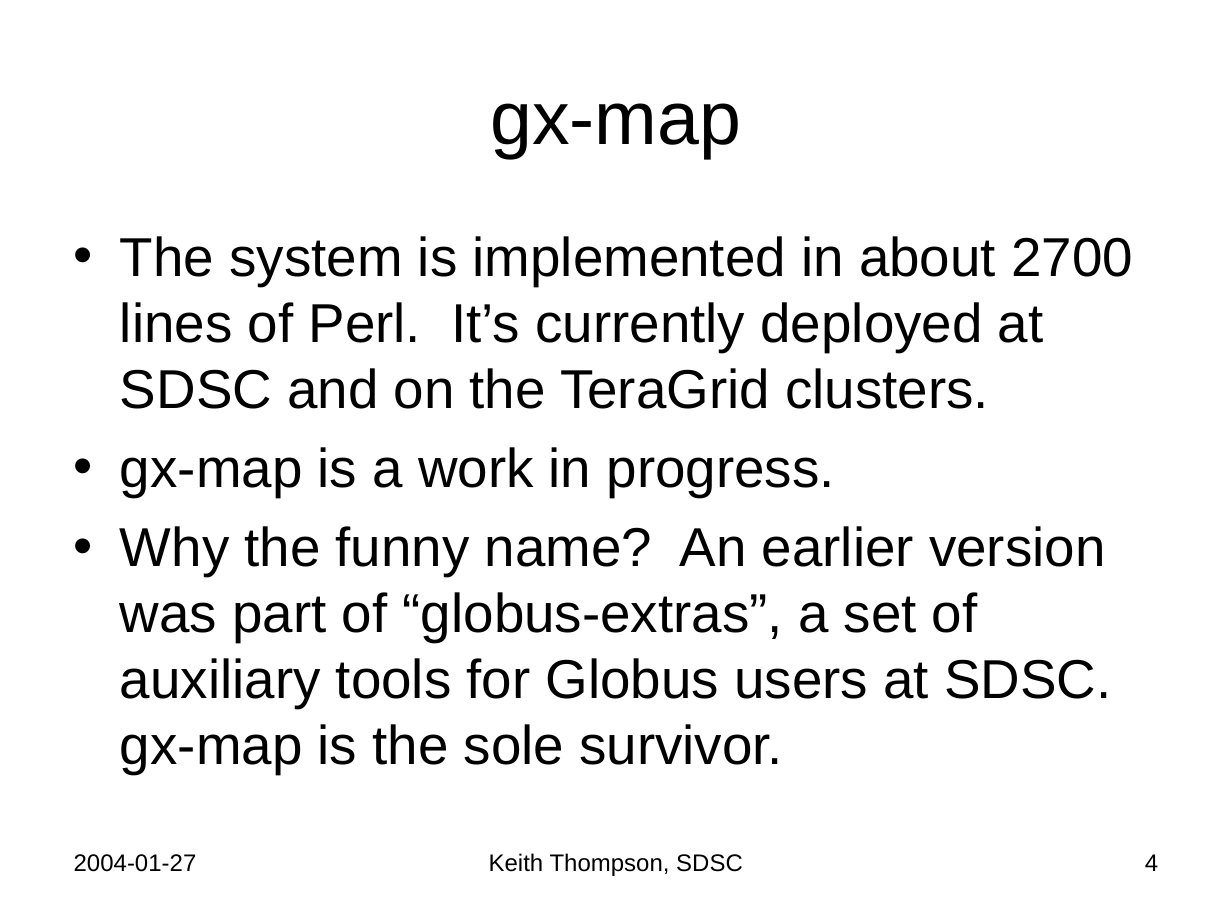
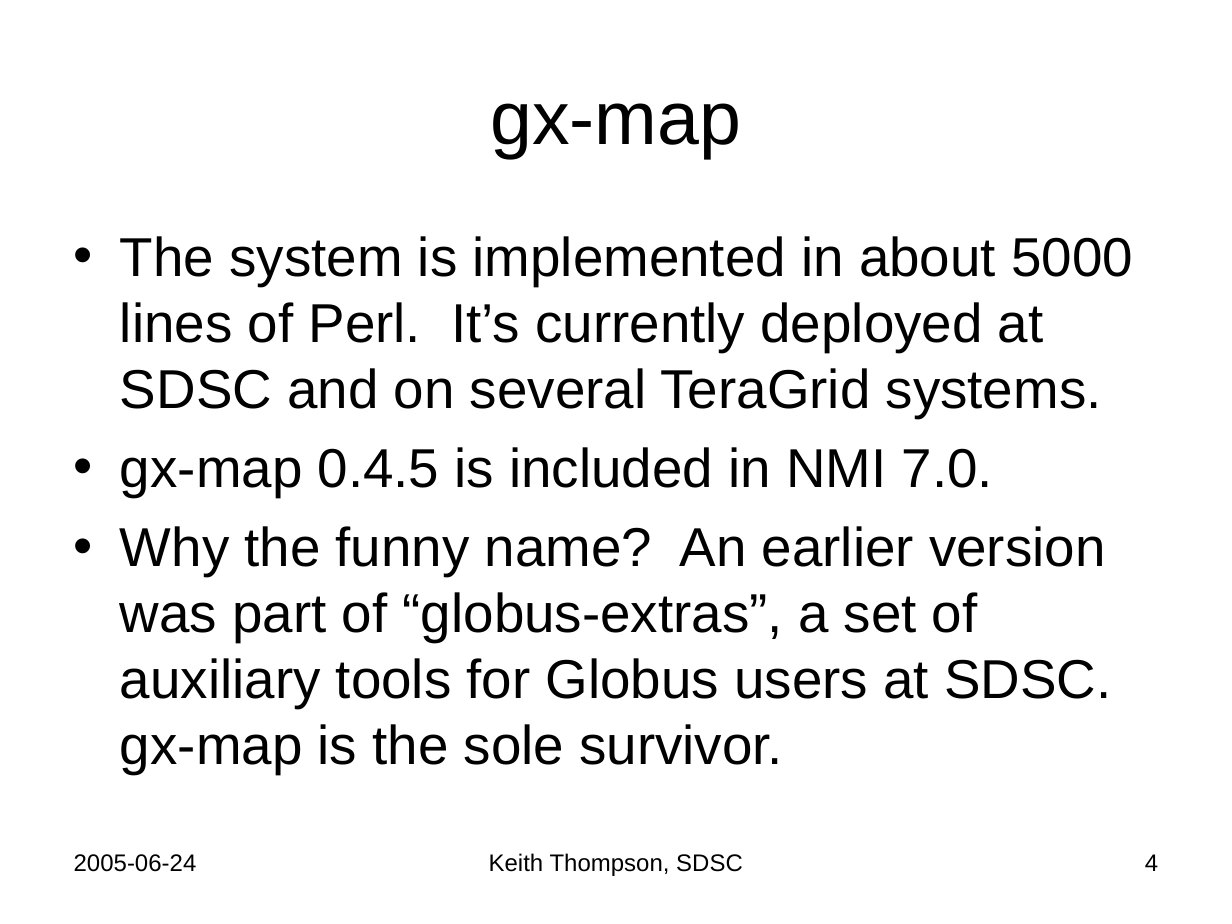
Before and after one commit to Keith-S-Thompson/gx-map, a slide deck: slide 4 of gx-map.ppt. Drawn at 1232x924 pixels with LibreOffice and Linux fonts; fonts in the diff are those of the drawing. Boxes give left, top, right and bottom in pixels: in the first picture for what was removed or moved away, otherwise in the second. Text is boxed around its words. In the diff, an @@ line names an element or a change of style, - is before the commit and + after.

```diff
--- a/gx-map.ppt
+++ b/gx-map.ppt
@@ text at <box>120,236,1133,497</box>: text changed @@
-• The system is implemented in about 2700 lines of Perl. It’s currently deployed at SDSC and on the TeraGrid clusters.
-• gx-map is a work in progress.
+• The system is implemented in about 5000 lines of Perl. It’s currently deployed at SDSC and on several TeraGrid systems.
+• gx-map 0.4.5 is included in NMI 7.0.
@@ text at <box>74,854,197,872</box>: text changed @@
-2004-01-27
+2005-06-24
```
Also in this commit, not shown: 24 other slides changed, 4 slides added, 7 slides removed.
